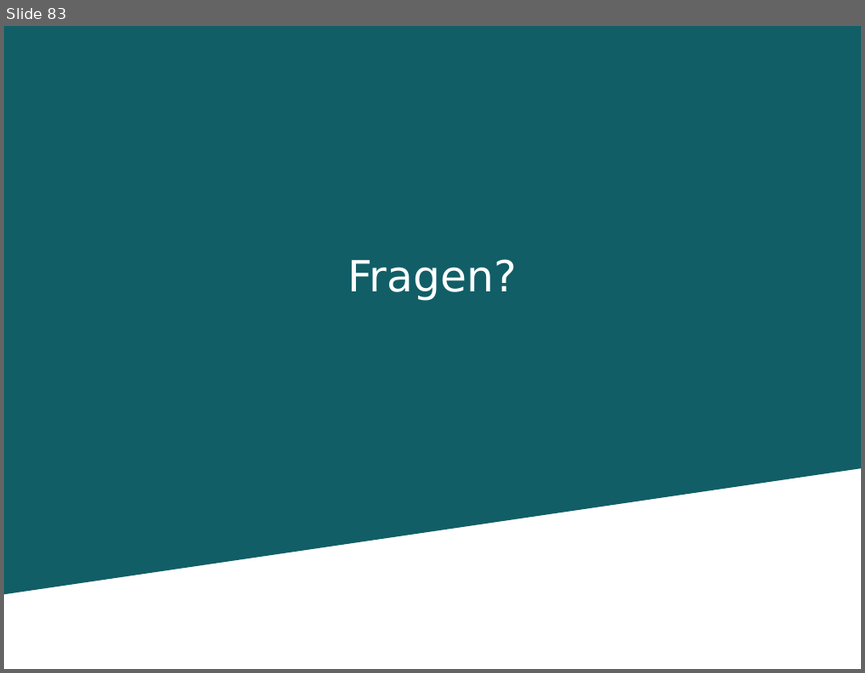
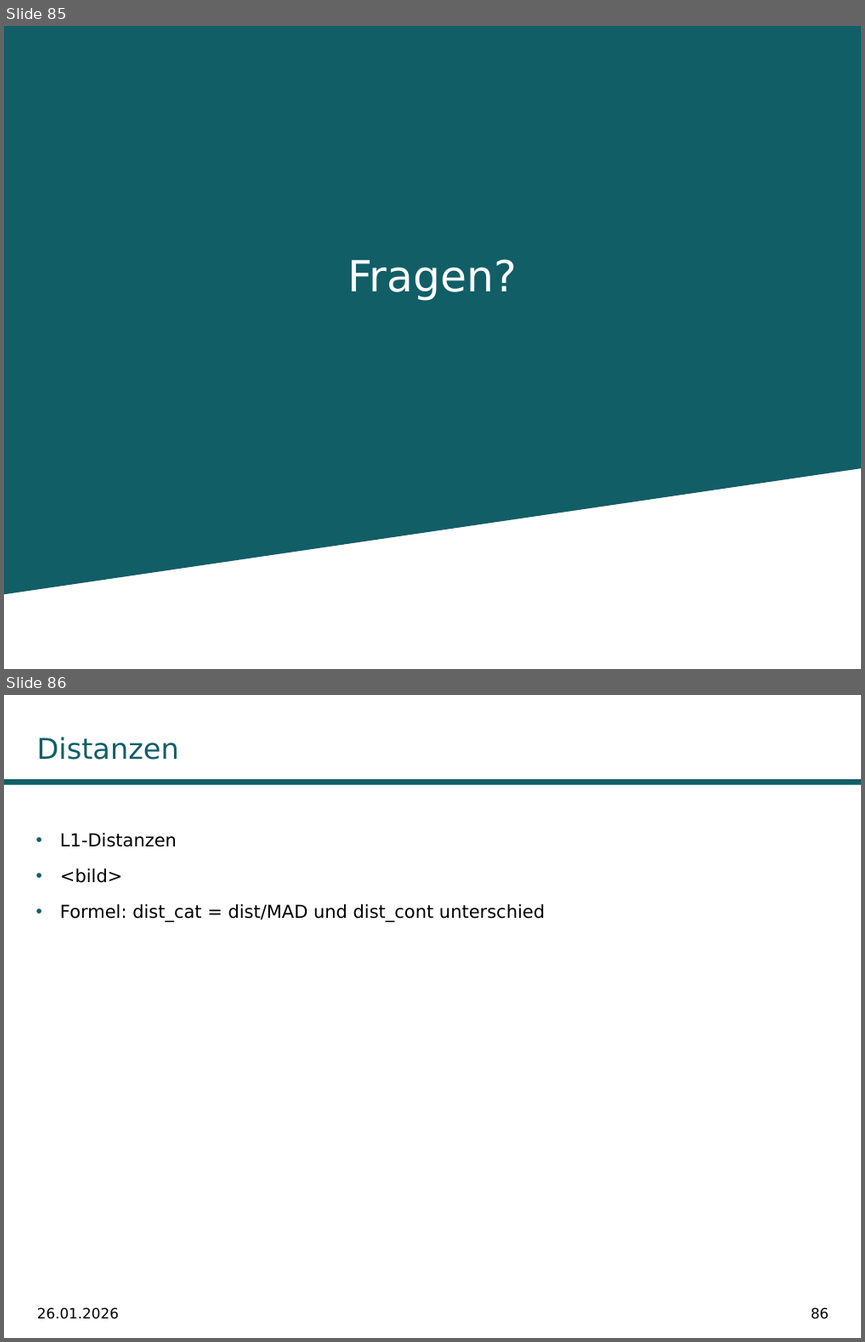
Before and after one commit to fabiw98/Seminar_DICE, a slide deck: Präsentation/PräsentationDiCE.pptx. Shown one above the other, each under a label of ours: slide 83 before the commit, slides 85 and 86 after it. The pictures are 865x673 and 865x1342 pixels, drawn with LibreOffice and Linux fonts; fonts in the diff are those of the drawing; background and template pictures are left out. Boxes give left, top, right and bottom in pixels: in the first picture for what was removed or moved away, otherwise in the second. Text is boxed around its words. In the diff, an @@ line names an element or a change of style, - is before the commit and + after.

```diff
--- a/Präsentation/PräsentationDiCE.pptx
+++ b/Präsentation/PräsentationDiCE.pptx
@@ slide 86 added at (x1=4, y1=695, x2=861, y2=1338), background #FFFFFF @@
@@ title added at (x1=37, y1=737, x2=179, y2=760), 24 pt, text #115E67 @@
+Distanzen
@@ rectangle added at (x1=4, y1=779, x2=861, y2=784), fill #115E67 @@
@@ text added at (x1=60, y1=833, x2=545, y2=922), 15 pt, text #000000 @@
+• L1-Distanzen
+• <bild>
+• Formel: dist_cat = dist/MAD und dist_cont unterschied
@@ text added at (x1=37, y1=1307, x2=119, y2=1319), 12 pt, text #000000 @@
+26.01.2026
@@ page number added at (x1=811, y1=1307, x2=828, y2=1319), 12 pt, text #000000 @@
+86
@@ what was slide 83 is now slide 85 @@
```
Also in this commit, not shown: 73 slides changed, 2 other slides added.
